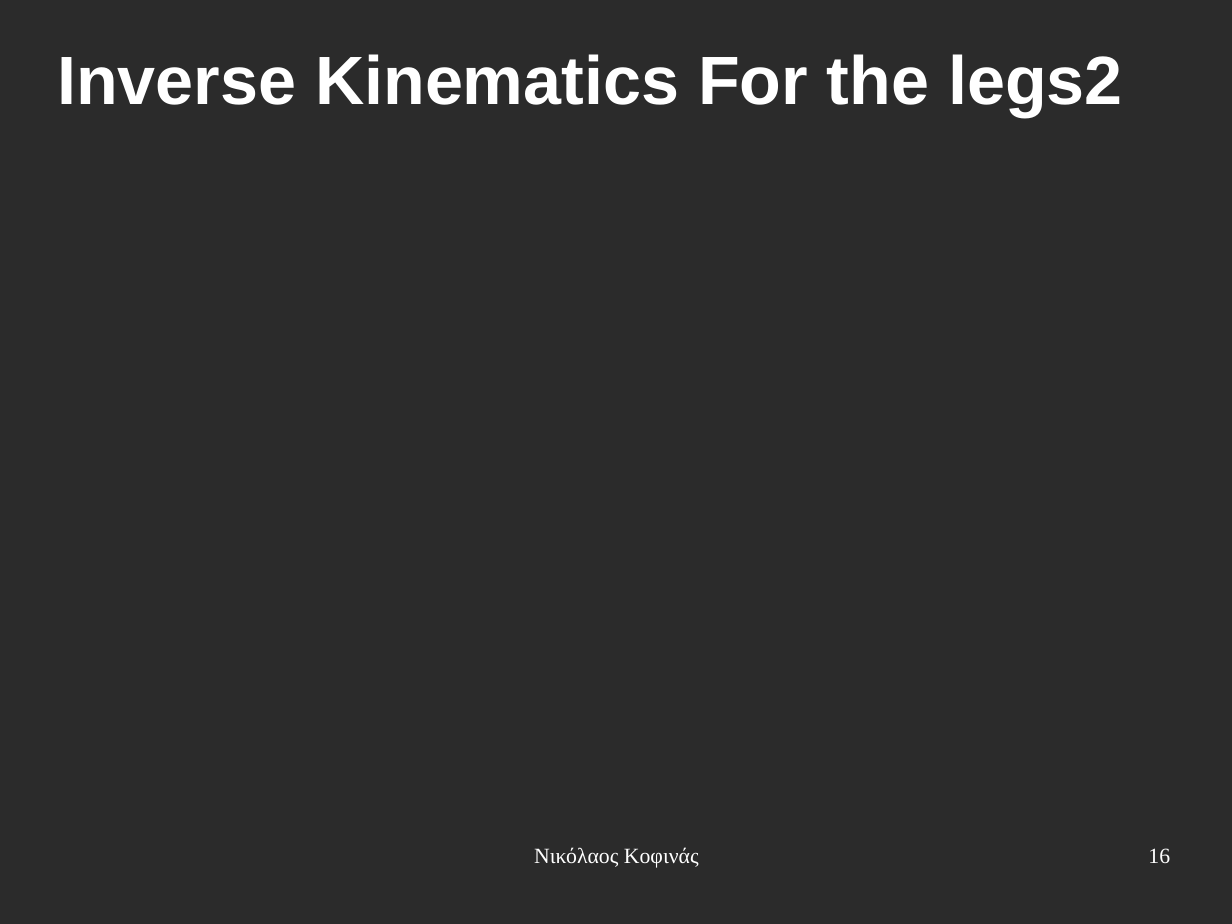
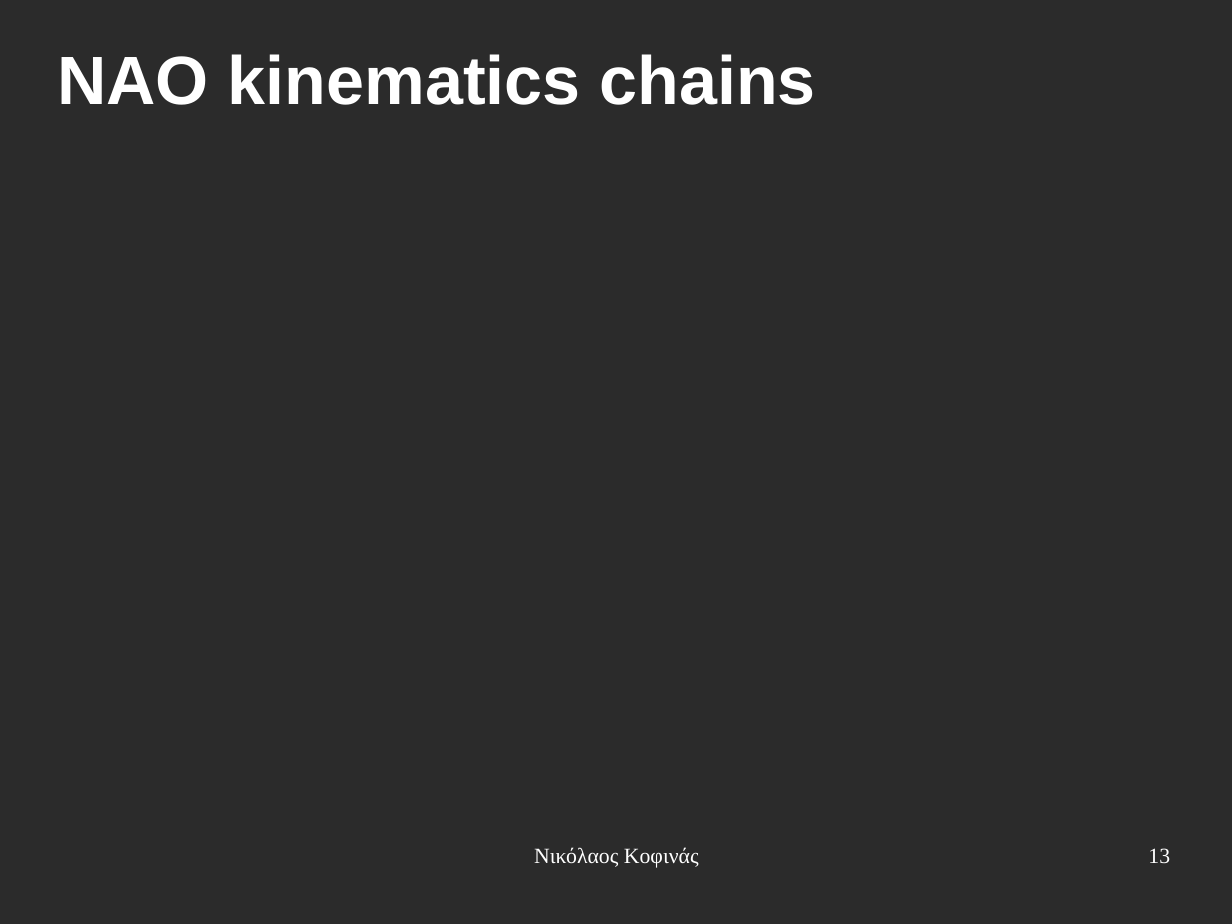
Before and after one commit to eldr4d/MyThesis, a slide deck: slide 13 of presentation.odp (slide 16 before the commit). Drawn at 1232x924 pixels with LibreOffice and Linux fonts; fonts in the diff are those of the drawing; background and template pictures are left out; a plain dark background stands for a picture behind light text. Boxes give left, top, right and bottom in pixels: in the first picture for what was removed or moved away, otherwise in the second. Text is boxed around its words. In the diff, an @@ line names an element or a change of style, - is before the commit and + after.

```diff
--- a/presentation.odp
+++ b/presentation.odp
@@ title at bbox=[57, 54, 816, 105]: text changed @@
-Inverse Kinematics For the legs2
+NAO kinematics chains
@@ page number at bbox=[1148, 848, 1170, 864]: text changed @@
-16
+13
```
Also in this commit, not shown: 14 other slides changed, 4 slides added, 1 slide removed.
